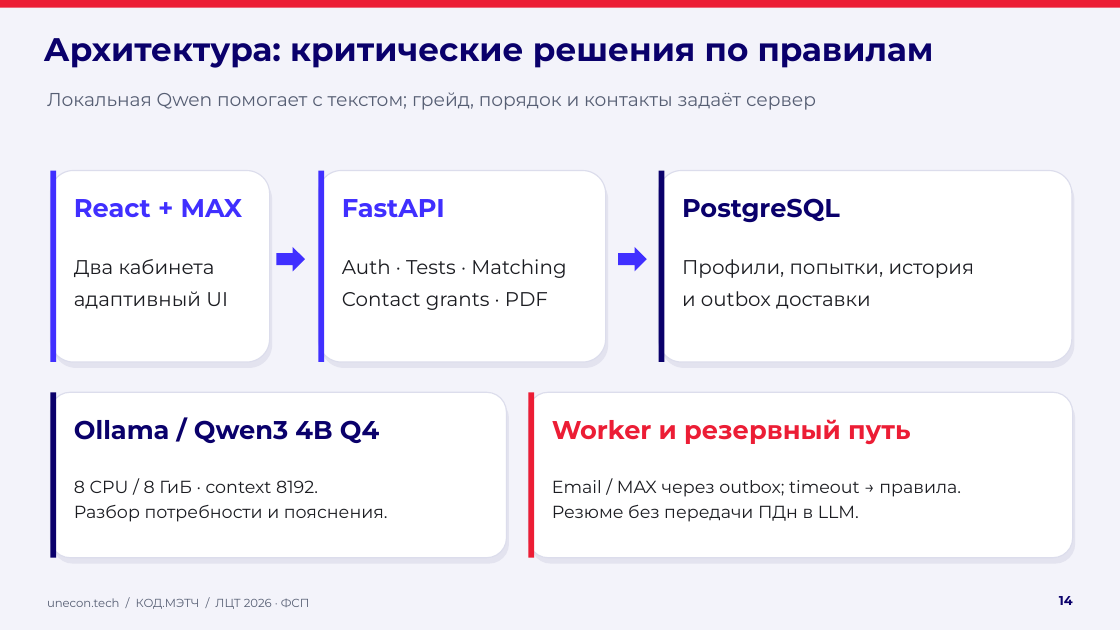
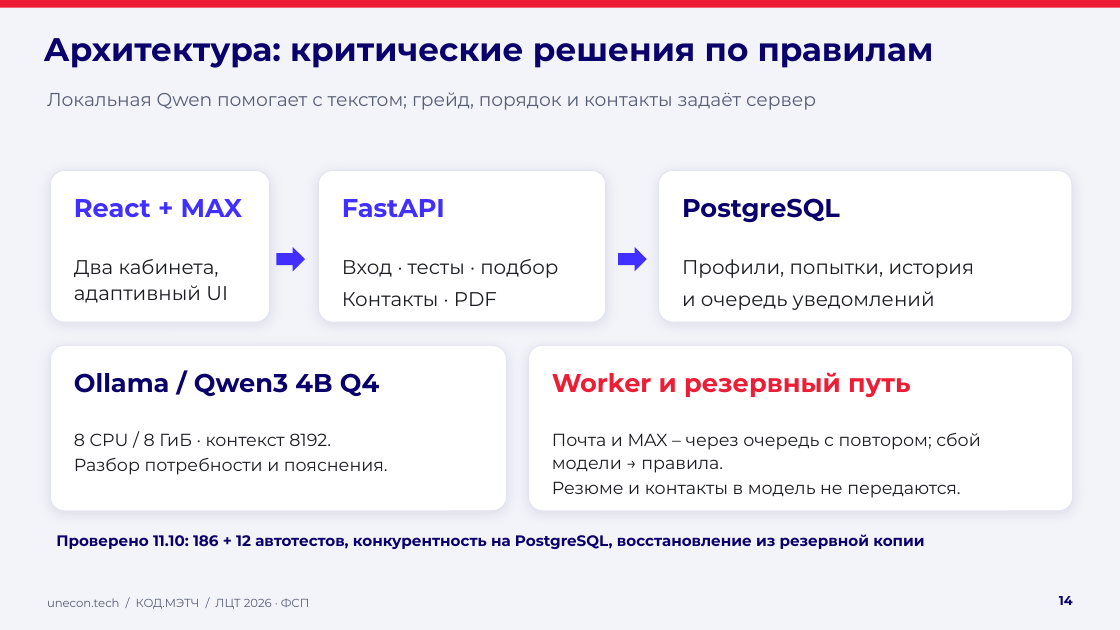
Before and after one commit to Valery766/kodmatch-lct-2026, a slide deck: slide 14 of presentation/КОД.МЭТЧ_unecon.tech_ЛЦТ_ФСП_2026.pptx. Drawn at 1120x630 pixels with LibreOffice and Linux fonts; fonts in the diff are those of the drawing; background and template pictures are left out. Boxes give left, top, right and bottom in pixels: in the first picture for what was removed or moved away, otherwise in the second. Text is boxed around its words. In the diff, an @@ line names an element or a change of style, - is before the commit and + after.

```diff
--- a/presentation/КОД.МЭТЧ_unecon.tech_ЛЦТ_ФСП_2026.pptx
+++ b/presentation/КОД.МЭТЧ_unecon.tech_ЛЦТ_ФСП_2026.pptx
@@ rounded rectangle: place and size @@
-rounded rectangle at bbox=[50, 171, 270, 362]
+rounded rectangle at bbox=[50, 171, 270, 323]
@@ rectangle removed at bbox=[50, 171, 56, 362] @@
@@ rounded rectangle removed at bbox=[53, 176, 272, 368] @@
@@ rounded rectangle: place and size @@
-rounded rectangle at bbox=[318, 171, 606, 362]
+rounded rectangle at bbox=[318, 171, 606, 323]
@@ rectangle removed at bbox=[318, 171, 324, 362] @@
@@ rounded rectangle removed at bbox=[321, 176, 608, 368] @@
@@ rounded rectangle: place and size @@
-rounded rectangle at bbox=[659, 171, 1072, 362]
+rounded rectangle at bbox=[659, 171, 1072, 323]
@@ rectangle removed at bbox=[659, 171, 665, 362] @@
@@ rounded rectangle removed at bbox=[661, 176, 1075, 368] @@
@@ text at bbox=[74, 259, 228, 303]: text changed @@
-Два кабинета
-адаптивный UI
+Два кабинета, адаптивный UI
@@ text at bbox=[342, 259, 558, 306]: text changed @@
-Auth · Tests · Matching
-Contact grants · PDF
+Вход · тесты · подбор
+Контакты · PDF
@@ text at bbox=[682, 291, 935, 310]: text changed @@
-и outbox доставки
+и очередь уведомлений
@@ 3 texts, 2 rounded rectangles: place and size @@
-3 texts, 2 rounded rectangles at bbox=[50, 392, 1073, 558]
+3 texts, 2 rounded rectangles at bbox=[50, 345, 1073, 511]
@@ outline #DCDDEC 1 pt to #E2E4F0 0.75 pt; shadow on; proportions changed in 5 elements at bbox=[659, 171, 1072, 323], bbox=[318, 171, 606, 323], bbox=[50, 171, 270, 323], bbox=[50, 345, 507, 511], bbox=[528, 345, 1073, 511] @@
@@ rectangle removed at bbox=[50, 392, 56, 558] @@
@@ rounded rectangle removed at bbox=[53, 398, 509, 564] @@
@@ rectangle removed at bbox=[528, 392, 534, 558] @@
@@ rounded rectangle removed at bbox=[531, 398, 1075, 564] @@
@@ text at bbox=[74, 433, 331, 446]: text changed @@
-8 CPU / 8 ГиБ · context 8192.
+8 CPU / 8 ГиБ · контекст 8192.
@@ text at bbox=[552, 433, 981, 498]: text changed @@
-Email / MAX через outbox; timeout → правила.
-Резюме без передачи ПДн в LLM.
+Почта и MAX – через очередь с повтором; сбой модели → правила.
+Резюме и контакты в модель не передаются.
@@ text added at bbox=[56, 534, 924, 549], 13 pt, text #0A006B, bold @@
+Проверено 11.10: 186 + 12 автотестов, конкурентность на PostgreSQL, восстановление из резервной копии
```
Also in this commit, not shown: 14 other slides changed, 52 other files.
